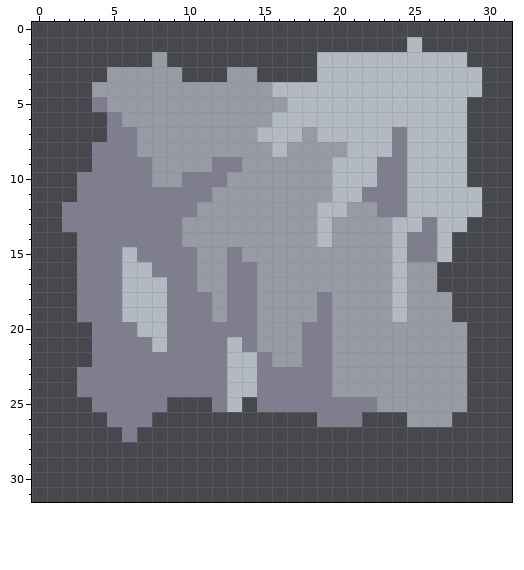
Pixel-art sprite, stored at sprites/items/clay-mold.png. Above, as it was before the edit.
The file is 32x32 pixels.
After:
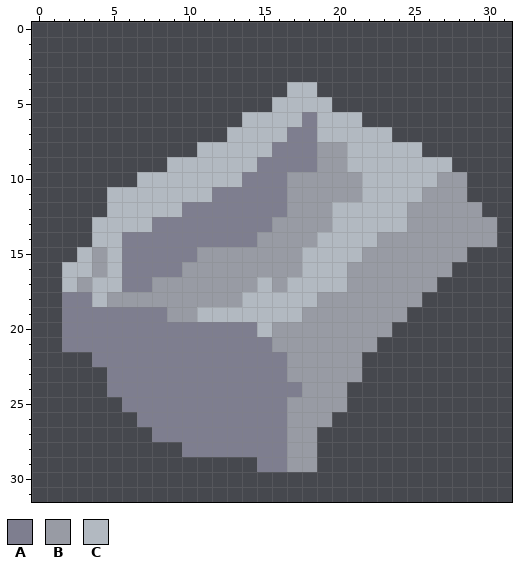
Palette (. is transparent): A #7e7e8f  B #989ba4  C #b2b9c1
Diff:
Changed rows in their new state; - is an unchanged pixel.
first column x 2:
 1 -----------------------.-----
 2 ------.----------..........--
 3 ---.....---..----...........-
 4 --.............--...........-
 5 --............C---.........--
 6 ---.........CC--A---.......--
 7 ---........CC--AA-----.....--
 8 --.......CCCCCAAA-----C-...--
 9 --.....CCCCCCAAAA-B--CC---.--
10 -....CCCCCCCAAA---BB-CC--BB--
11 -..CCCCCCCAAAAA---BBCCC-BBB.-
12 ...CCCCC-AAAAAA--B-CCCCBBBBB-
13 ..CCCC--AAAAAA---BCCCC-BBBBBB
14 -.CC----AAAAA-----CCC-BBBBBBB
15 -CBCA------B----CCCC--BBBBB--
16 CCBCAA--B--BB---CCC---B--B---
17 CBCCAABBB--BBC-CCCC---B------
18 A-CBBBBBBB-BCCCCCB----B-..---
19 A---AAABBCCCCCCC-B----B...---
20 AA---AA------C--BB----.....--
21 AA----A----A-A--BB---......--
22 -----------AA-A-BB--.......--
23 -..--------AA--BBB--.......--
24 -..--------AA---BB-........--
25 --..---AAA-AA--BBBB........--
26 ---..-AAAAAAAAABBB..---...---
27 ----.-AAAAAAAAABB------------
28 --------AAAAAAABB------------
29 -------------AABB------------
Changed places in both pictures, as pixel boxes (x1, y1, x2, y2):
changed: (62, 37, 497, 472)
